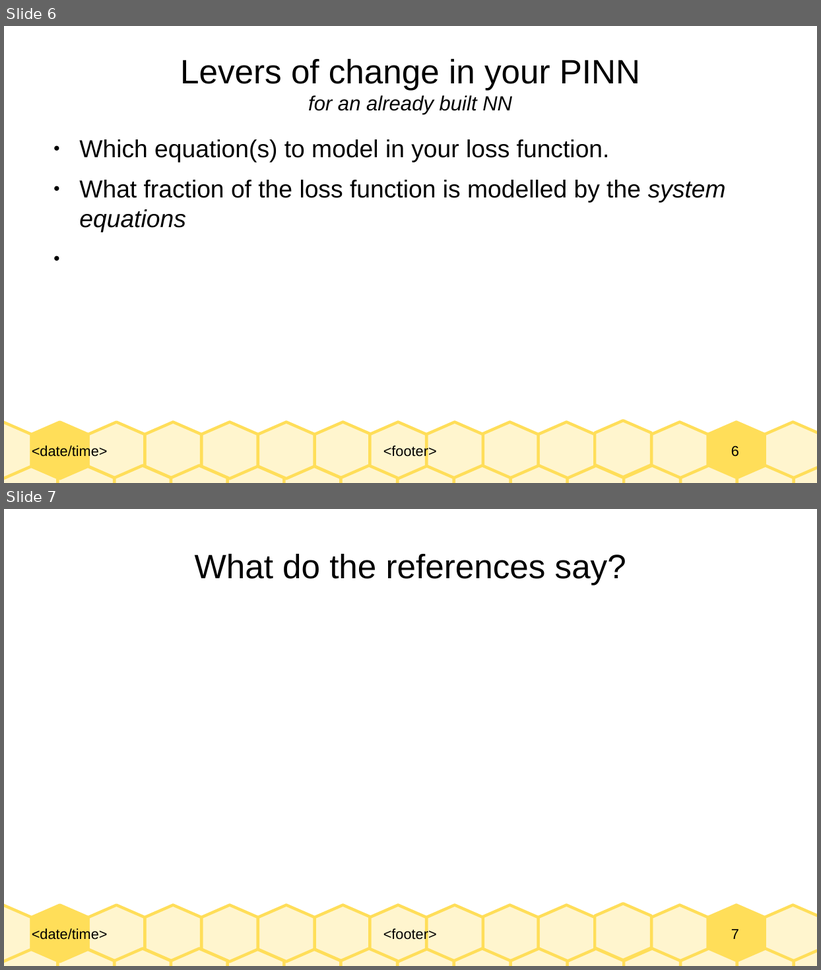
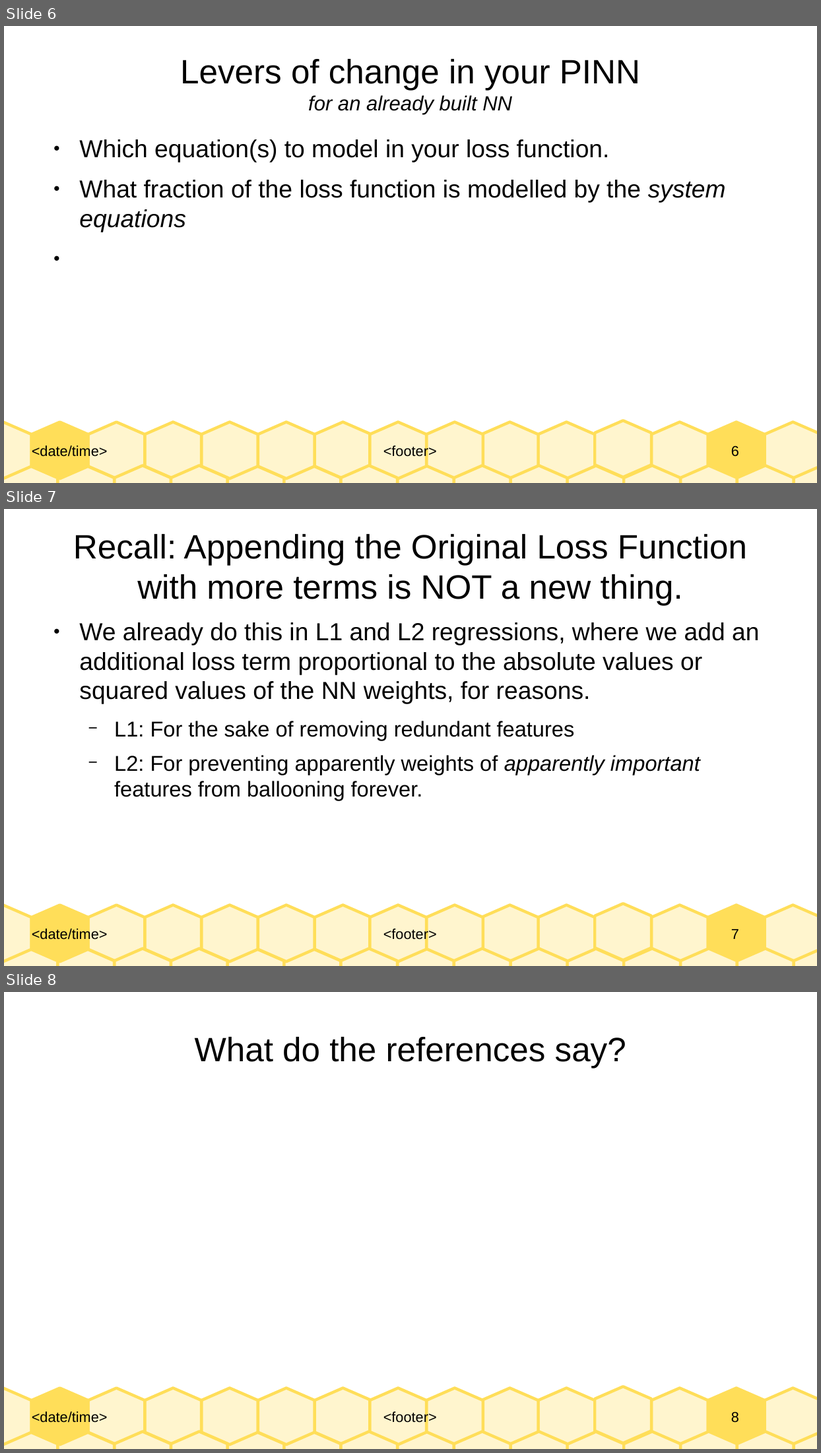
Before and after one commit to Realife-Brahmin/OriginalDocsHub, a slide deck: research_showcase/physicsInformedNeuralNetworks_aryan_ritwajeet_jha.odp. Shown one above the other, each under a label of ours: slides 6 and 7 before the commit, slides 6, 7 and 8 after it. The pictures are 821x970 and 821x1453 pixels, drawn with LibreOffice and Linux fonts; fonts in the diff are those of the drawing. Boxes give left, top, right and bottom in pixels: in the first picture for what was removed or moved away, otherwise in the second. Text is boxed around its words. In the diff, an @@ line names an element or a change of style, - is before the commit and + after.

```diff
--- a/research_showcase/physicsInformedNeuralNetworks_aryan_ritwajeet_jha.odp
+++ b/research_showcase/physicsInformedNeuralNetworks_aryan_ritwajeet_jha.odp
@@ slide 7 added at <box>4,509,817,966</box>, background #FFFFFF; not listed: 33 template elements that a slide beside it also shows @@
@@ title added at <box>73,534,747,605</box>, 33 pt, text #000000 @@
+Recall: Appending the Original Loss Function with more terms is NOT a new thing.
@@ text added at <box>79,623,759,801</box>, 24 pt, text #000000 @@
+● We already do this in L1 and L2 regressions, where we add an additional loss term proportional to the absolute values or squared values of the NN weights, for reasons.
+  − L1: For the sake of removing redundant features
+  − L2: For preventing apparently weights of apparently important features from ballooning forever.
@@ what was slide 7 is now slide 8 @@
@@ page number at <box>731,1412,739,1423</box>: text changed @@
-7
+8
```
Also in this commit, not shown: 2 slides changed, 1 other file.
